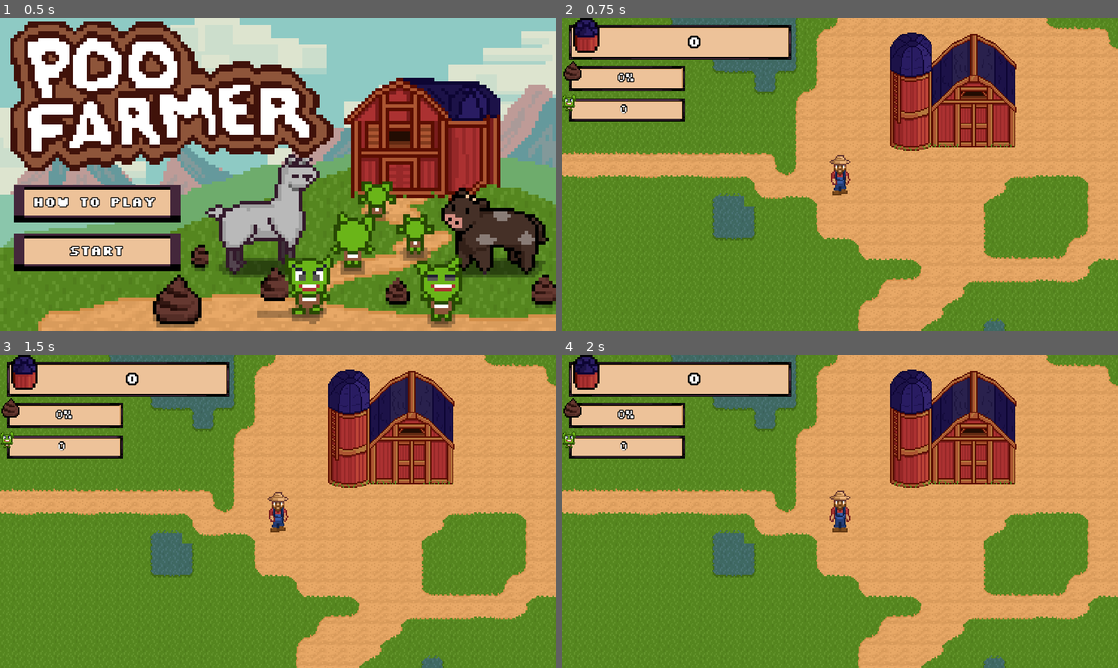
Above: before the commit, frames 1-4 (two rows, left to right).
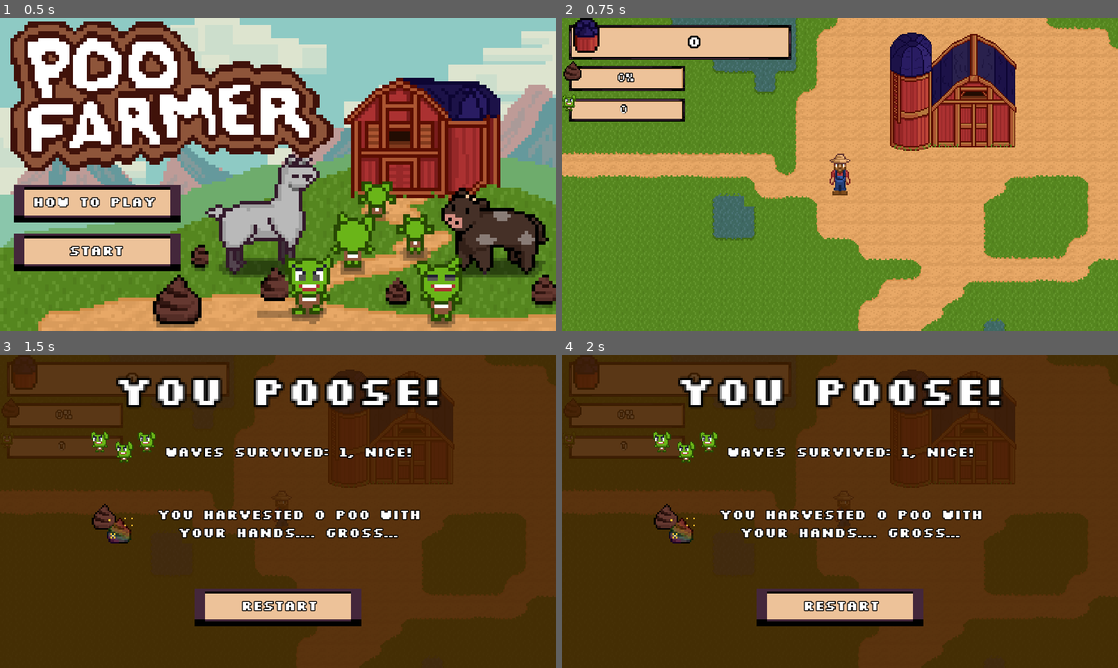
Above: after the commit, the same moments.

Repository: astro-panda/poo-farmer
Game: Godot game, scene res://Scenes/Main.tscn
The game is run twice, just before and just after one commit, with the same random seed, the same clock (stepped at 60 frames per second) and the same inputs.
Inputs (mouse positions are in pixels of both pictures, inside the frame that each line leads up to):
- Up to frame 1 (0.5 s): no input
- Up to frame 2 (0.75 s): click "Start" at 0.5 s
- Up to frame 3 (1.5 s): tap Enter at 1.25 s; move the mouse to (400, 495) at 1.27 s; hold Right (move_right) from 1.28 s (still down); hold X (game_over) from 1.28 s (still down); click (400, 495) at 1.42 s
- Up to frame 4 (2 s): keep holding Right (move_right); keep holding X (game_over)

Frame 1 is identical in both runs. In frame 2, 0.2% of the frame differs, in the area x 48-52%, y 43-57%; in frame 3, 99%, in the area x 0-100%, y 0-100%; in frame 4, 99%.
Error before the commit: Parse Error: Variable "enemy_spawner" already defined in the scope (at line 163). (res://Scripts/Player.gd:165)

Commit message:
excercised the multi audio controller bug

Diff:
--- a/poofarmer/Scenes/Animal/Animal.tscn
+++ b/poofarmer/Scenes/Animal/Animal.tscn
@@ -468,6 +468,7 @@
 [node name="Sprite" type="AnimatedSprite" parent="."]
 frames = SubResource( 2 )
 animation = "Chicken - down"
+frame = 1
 playing = true
 
 [node name="CollisionShape2D" type="CollisionShape2D" parent="."]
@@ -477,32 +478,42 @@
 script = ExtResource( 2 )
 
 [node name="ChickenAudioController" parent="AudioRouter" instance=ExtResource( 3 )]
+visible = true
 next_behavior_min = 10.0
 next_behavior_max = 60.0
+enabled = false
 actions = [ ExtResource( 9 ), ExtResource( 10 ) ]
 behaviors = [ ExtResource( 11 ), ExtResource( 12 ), ExtResource( 8 ) ]
 
 [node name="CowAudioController" parent="AudioRouter" instance=ExtResource( 3 )]
+visible = true
 next_behavior_min = 10.0
 next_behavior_max = 60.0
+enabled = false
 actions = [ ExtResource( 16 ), ExtResource( 17 ) ]
 behaviors = [ ExtResource( 13 ), ExtResource( 14 ), ExtResource( 15 ) ]
 
 [node name="GoatAudioController" parent="AudioRouter" instance=ExtResource( 3 )]
+visible = true
 next_behavior_min = 5.0
 next_behavior_max = 60.0
+enabled = false
 actions = [ ExtResource( 21 ), ExtResource( 22 ), ExtResource( 23 ) ]
 behaviors = [ ExtResource( 18 ), ExtResource( 19 ), ExtResource( 20 ) ]
 
 [node name="LlamaAudioController" parent="AudioRouter" instance=ExtResource( 3 )]
+visible = true
 next_behavior_min = 15.0
 next_behavior_max = 60.0
+enabled = false
 actions = [ ExtResource( 21 ), ExtResource( 22 ), ExtResource( 23 ) ]
 behaviors = [ ExtResource( 24 ), ExtResource( 25 ), ExtResource( 26 ) ]
 
 [node name="UnicornAudioController" parent="AudioRouter" instance=ExtResource( 3 )]
+visible = true
 next_behavior_min = 5.0
 next_behavior_max = 80.0
+enabled = false
 actions = [ ExtResource( 21 ), ExtResource( 22 ), ExtResource( 23 ) ]
 behaviors = [ ExtResource( 27 ), ExtResource( 28 ) ]
 
--- a/poofarmer/Scenes/MobAudioController.gd
+++ b/poofarmer/Scenes/MobAudioController.gd
@@ -3,6 +3,7 @@
 
 export(float) var next_behavior_min = 4.0
 export(float) var next_behavior_max = 10.0
+export(bool) var enabled = true
 
 export(Array, AudioStream) var actions
 export(Array, AudioStream) var behaviors
@@ -21,16 +22,17 @@
 	behavior_timer.start()
 
 func _on_BehaviorTimer_timeout():
-	if behaviors.size() > 0:
+	if behaviors.size() > 0 && enabled:
 		reset_behavior_timer()
 		var behavior: AudioStream = behaviors[randi() % behaviors.size()]
 		behavior_player.stream = behavior
 		behavior_player.play()
 
 func act(index: int):
-	var action: AudioStream = actions[clamp(index, 0, actions.size())]
-	action_player.stream = action
-	action_player.play()
+	if enabled:
+		var action: AudioStream = actions[clamp(index, 0, actions.size())]
+		action_player.stream = action
+		action_player.play()
 
 func play():
 	action_player.playing = true
--- a/poofarmer/Scenes/MobAudioController.tscn
+++ b/poofarmer/Scenes/MobAudioController.tscn
@@ -4,6 +4,7 @@
 
 [node name="MobAudioController" type="Node2D"]
 pause_mode = 1
+visible = false
 script = ExtResource( 1 )
 
 [node name="ActionAudioPlayer" type="AudioStreamPlayer2D" parent="."]
--- a/poofarmer/Scripts/AudioRouter.gd
+++ b/poofarmer/Scripts/AudioRouter.gd
@@ -6,13 +6,12 @@
 onready var llama_audio_ctrl = $LlamaAudioController
 onready var unicorn_audio_ctrl = $UnicornAudioController
 
+var audio_controllers:Dictionary
+var target_controller: MobAudioController
 
 # Called when the node enters the scene tree for the first time.
 func _ready():
-	pass # Replace with function body.
-
-func _on_Animal_action_enacted(animalType):
-	var audio_controllers: Dictionary = {
+	audio_controllers = {
 		AnimalType.values.Chicken: chicken_audio_ctrl,
 		AnimalType.values.Goat: goat_audio_ctrl,
 		AnimalType.values.Cow: cow_audio_ctrl,
@@ -20,5 +19,10 @@
 		AnimalType.values.Unicorn: unicorn_audio_ctrl,
 	}
 
-	var controller: MobAudioController = audio_controllers[animalType]
-	controller.act(randi() % controller.actions.size())
+
+func initialize_router(animalType):
+	target_controller = audio_controllers[animalType]
+	target_controller.enabled = true
+
+func _on_Animal_action_enacted():
+	target_controller.act(randi() % target_controller.actions.size())
--- a/poofarmer/Scripts/Main.gd
+++ b/poofarmer/Scripts/Main.gd
@@ -15,7 +15,6 @@
 # Called when the node enters the scene tree for the first time.
 func _ready():
 	randomize()
-	#player.connect("playerFire", poo_pellets_manager, "handle_poo_pellets")
 	reset()
 
 func reset():
--- a/poofarmer/Scripts/Player.gd
+++ b/poofarmer/Scripts/Player.gd
@@ -160,7 +160,6 @@
 	speech.visible = false
 
 func game_over():
-	var enemy_spawner = get_tree().get_nodes_in_group("spawner_enemy")[0]
 	get_tree().paused = true
 	var enemy_spawner = get_tree().get_nodes_in_group("spawner_enemy")[0]
 	print("You Poose!")
--- a/poofarmer/Scripts/animal.gd
+++ b/poofarmer/Scripts/animal.gd
@@ -15,6 +15,7 @@
 onready var destination_timer = $ChangeDestinationTimer
 onready var player = get_tree().get_nodes_in_group("player")[0]
 onready var pooSpawner = get_tree().get_nodes_in_group("poo_spawner")[0]
+onready var audio_router = $AudioRouter
 
 var destination: Vector2
 
@@ -22,6 +23,7 @@
 func _ready():
 	_on_ChangeDestinationTimer_timeout()
 	reset_poo_timer()
+	audio_router.initialize_router(_type)
 
 # Called every frame. 'delta' is the elapsed time since the previous frame.
 func _process(delta):
@@ -49,7 +51,7 @@
 func do_poo():
 	if !corked:
 		pooSpawner.do_poo(self)
-	emit_signal("action_enacted", _type)
+	emit_signal("action_enacted")
 	reset_poo_timer()
 
 func set_type(type:AnimalType):
Not shown, added: demos/ldjam/poo-weapons-pistol.gif
Not shown, added: demos/ldjam/poo-weapons-test-railgun.gif
Not shown, added: demos/ldjam/poo-weapons-test-rocket.gif
Not shown, added: demos/ldjam/poo-weapons-test-scatling.gif
Not shown, added: demos/ldjam/poo-weapons-test-shatgun.gif
Not shown, added: demos/ldjam/poo-weapons-test-shovel.gif
Not shown, added: demos/poo-weapons-test-pistol.gif
Not shown, added: demos/poo-weapons-test-railgun.gif
Not shown, added: demos/poo-weapons-test-rocket.gif
Not shown, added: demos/poo-weapons-test-scatling.gif
Not shown, added: demos/poo-weapons-test-shatgun.gif
Not shown, added: demos/poo-weapons-test-shovel.gif
